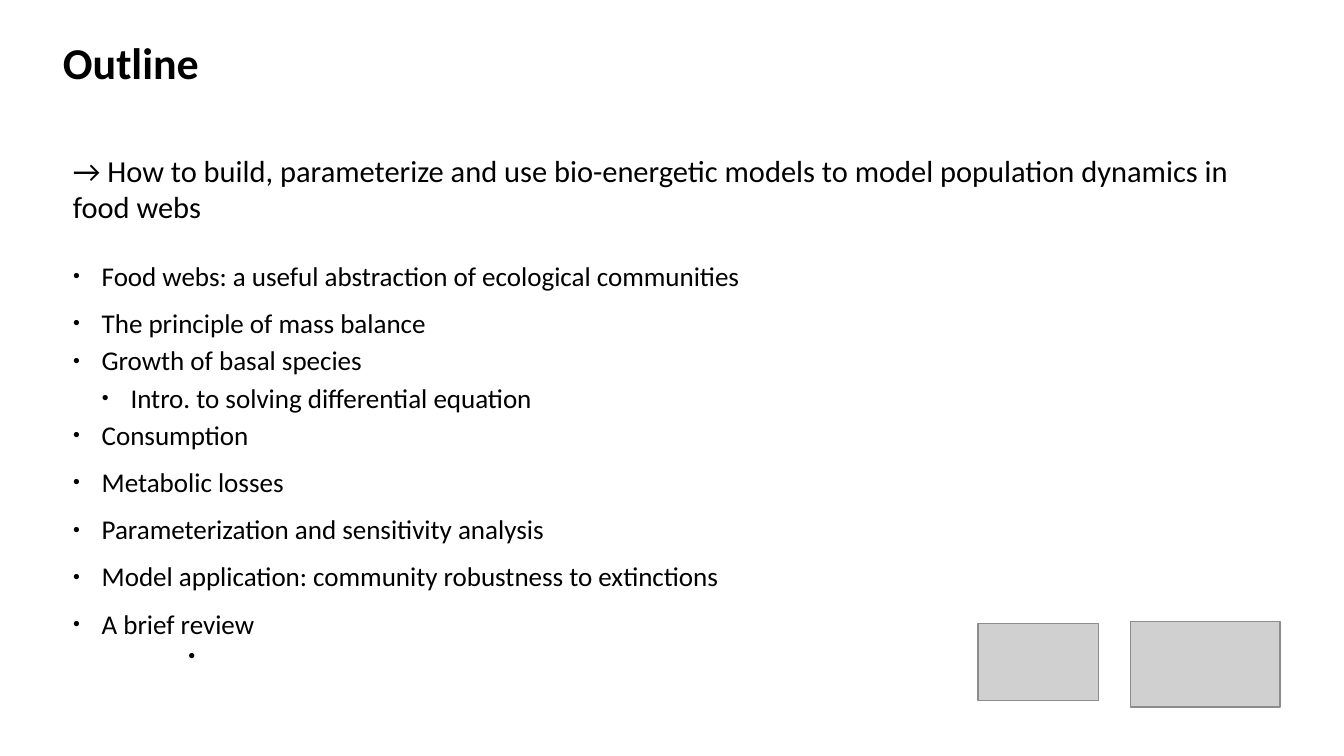
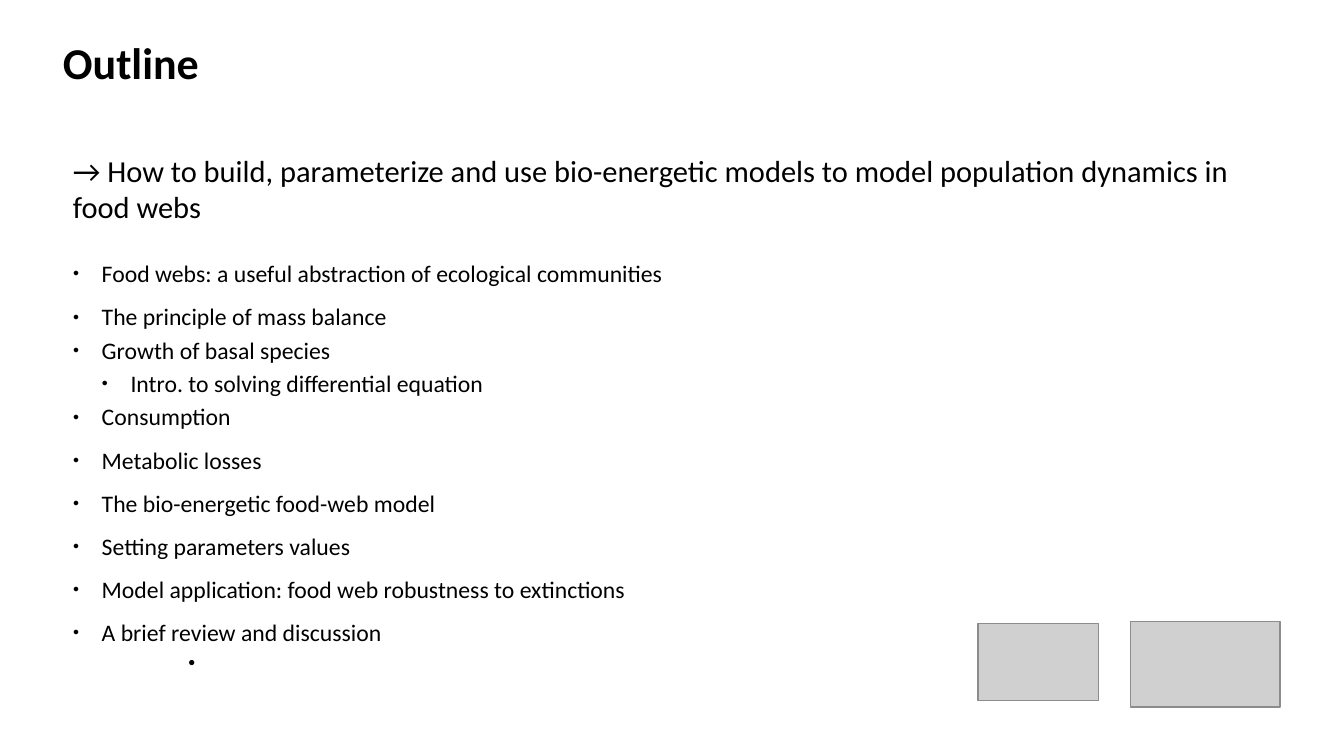
Before and after one commit to evadelmas/FoodwebsBioenergetics, a slide deck: slide 2 of slides.odp. Drawn at 1344x756 pixels with LibreOffice and Linux fonts; fonts in the diff are those of the drawing; grey boxes stand for pictures. Boxes give left, top, right and bottom in pixels: in the first picture for what was removed or moved away, otherwise in the second. Text is boxed around its words. In the diff, an @@ line names an element or a change of style, - is before the commit and + after.

Commit message:
slides

```diff
--- a/slides.odp
+++ b/slides.odp
@@ text at (102, 265, 662, 469): size 16 to 14 pt in "Food webs: a useful abstraction of ecological ...", "The principle of mass balance", "Growth of basal species", "Intro. to solving differential equation" and 2 more places @@
@@ text at (102, 495, 625, 641): text changed; size 16 to 14 pt @@
-● Parameterization and sensitivity analysis
-● Model application: community robustness to extinctions
-● A brief review
+● The bio-energetic food-web model
+● Setting parameters values
+● Model application: food web robustness to extinctions
+● A brief review and discussion
```
Also in this commit, not shown: 3 other slides changed, 9 slides added, 2 slides removed, 2 other files.
